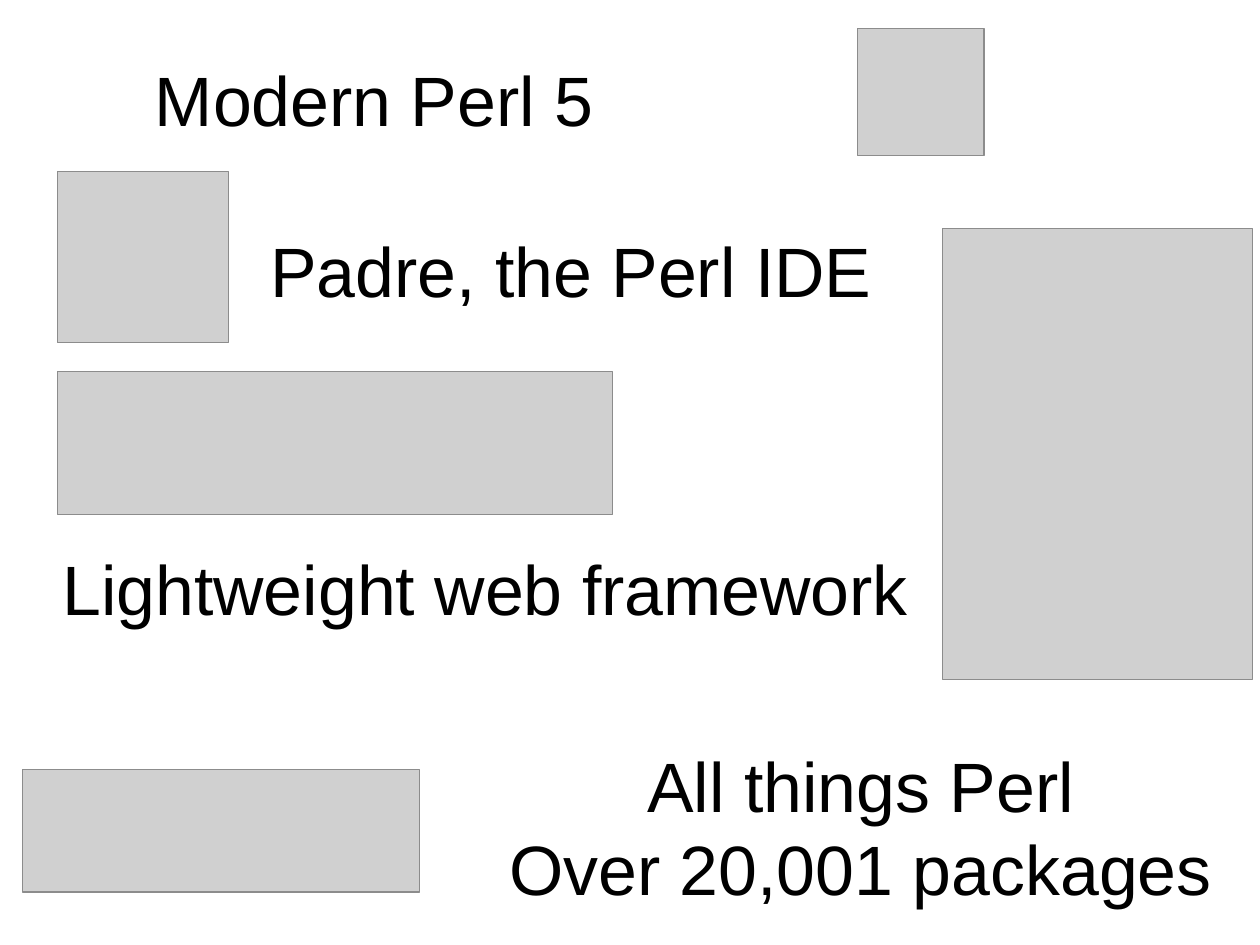
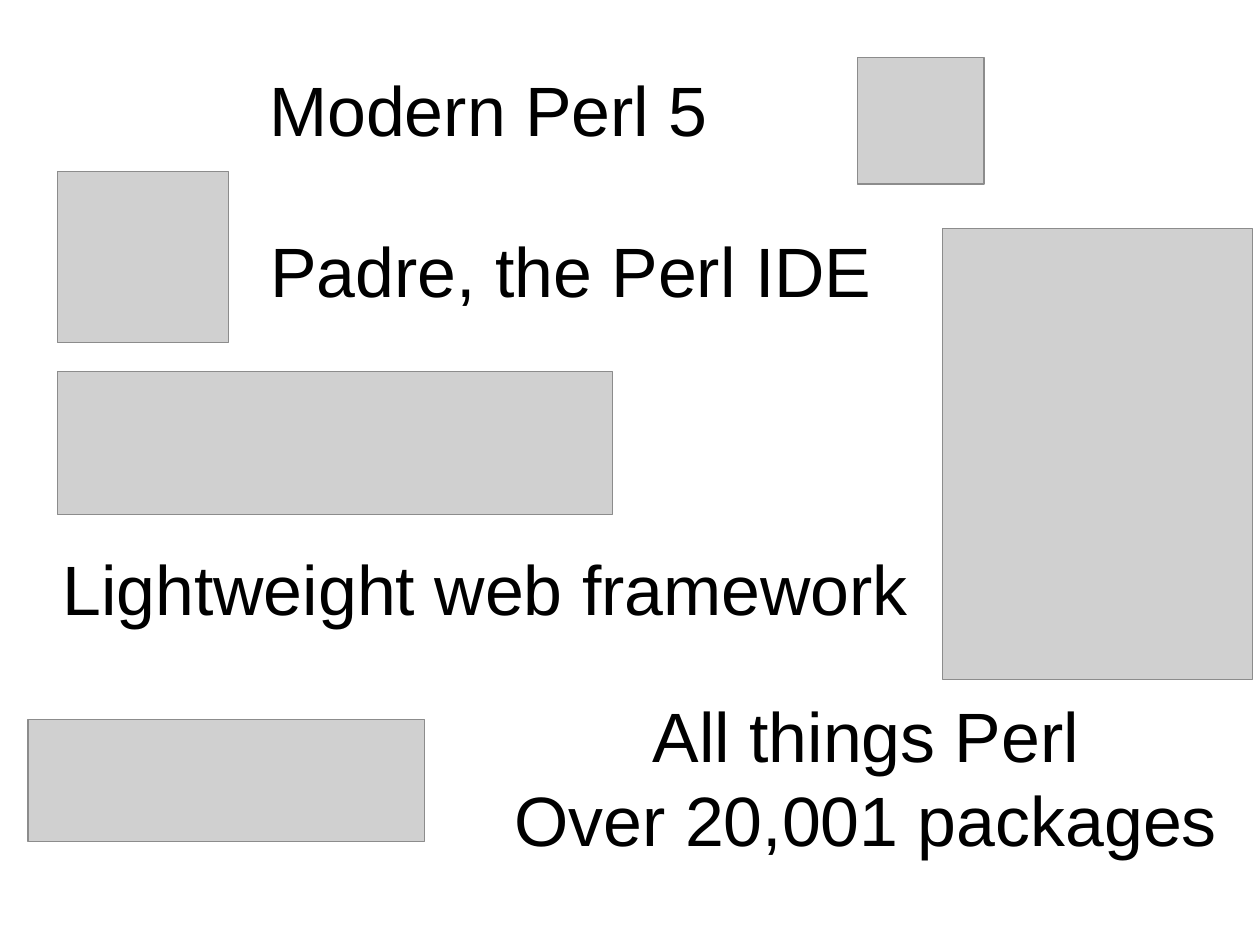
Before and after one commit to szabgab/perl-promotion, a slide deck: slide 1 of src/LinuxTag_2010_Perl_FastForward.odp. Drawn at 1260x945 pixels with LibreOffice and Linux fonts; fonts in the diff are those of the drawing; grey boxes stand for pictures. Boxes give left, top, right and bottom in pixels: in the first picture for what was removed or moved away, otherwise in the second. Text is boxed around its words. In the diff, an @@ line names an element or a change of style, - is before the commit and + after.

```diff
--- a/src/LinuxTag_2010_Perl_FastForward.odp
+++ b/src/LinuxTag_2010_Perl_FastForward.odp
@@ title "Modern Perl 5": place and size @@
-title "Modern Perl 5" at [155,75,593,127]
+title "Modern Perl 5" at [269,85,708,137]
@@ picture: place and size @@
-picture at [858,29,984,155]
+picture at [858,57,984,184]
@@ picture: place and size @@
-picture at [23,771,420,893]
+picture at [29,719,425,842]
@@ title "All things Perl Over 20,001 ...": place and size @@
-title "All things Perl Over 20,001 ..." at [509,761,1212,909]
+title "All things Perl Over 20,001 ..." at [514,711,1217,860]
```
Also in this commit, not shown: 2 other slides changed.
